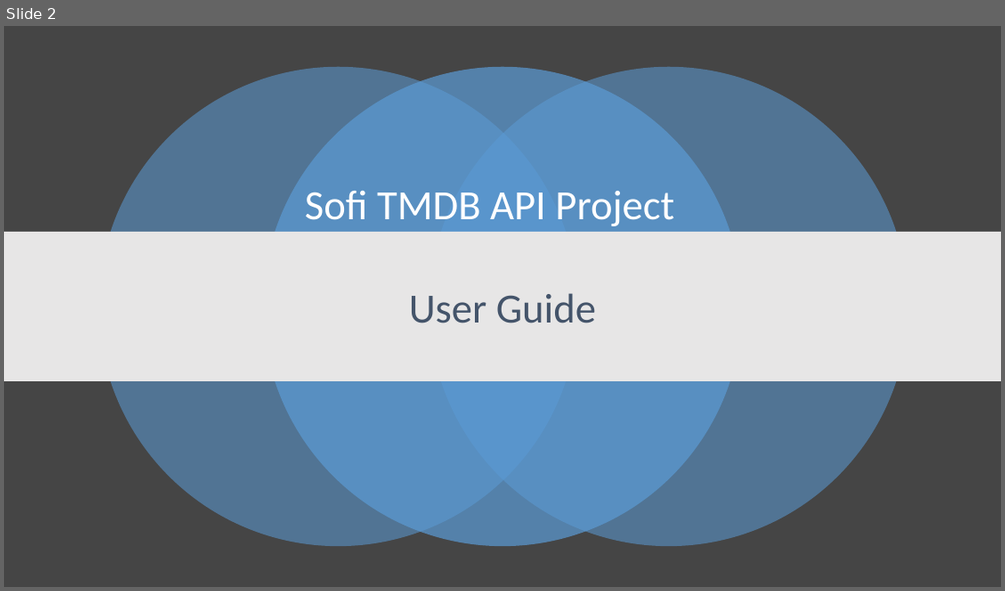
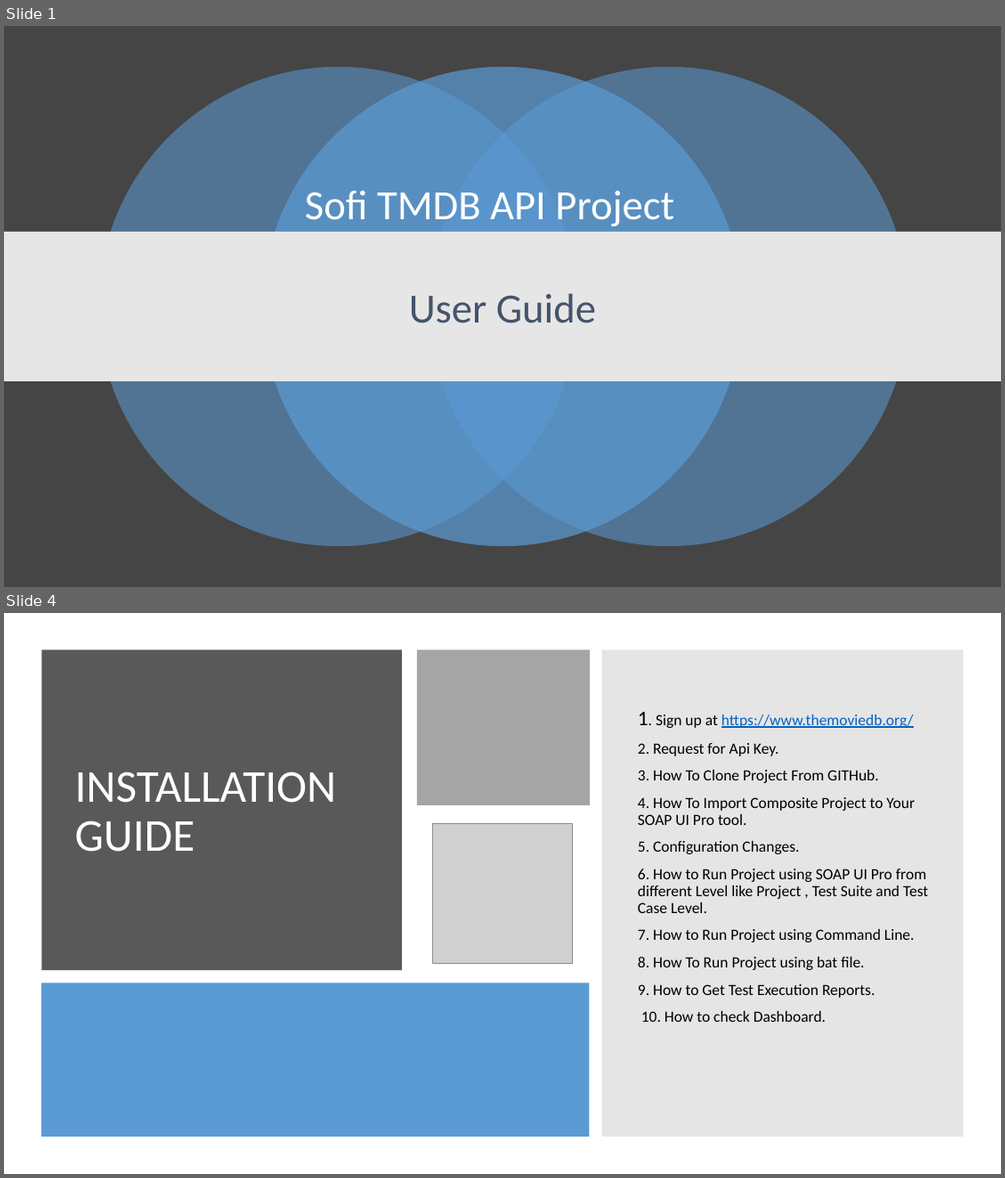
Before and after one commit to arpans2112/SoFi_TMDB_API_Project, a slide deck: SoFi TMDB Api Project User Guide.pptx. Shown one above the other, each under a label of ours: slide 2 before the commit, slides 1 and 4 after it; the slides between them are not shown. The pictures are 1005x591 and 1005x1178 pixels, drawn with LibreOffice and Linux fonts; fonts in the diff are those of the drawing; grey boxes stand for pictures. Boxes give left, top, right and bottom in pixels: in the first picture for what was removed or moved away, otherwise in the second. Text is boxed around its words. In the diff, an @@ line names an element or a change of style, - is before the commit and + after.

Commit message:
Sofi TMDB Api project User Guide is updated

```diff
--- a/SoFi TMDB Api Project User Guide.pptx
+++ b/SoFi TMDB Api Project User Guide.pptx
@@ slide 4 added at bbox=[4, 613, 1001, 1174], background #FFFFFF @@
@@ rectangle added at bbox=[42, 649, 402, 970], fill #595959 @@
@@ rectangle added at bbox=[417, 649, 590, 805], fill #A5A5A5 @@
@@ rectangle added at bbox=[602, 649, 964, 1136], fill #808080 at 20% opacity @@
@@ text added at bbox=[638, 712, 928, 1022], 15 pt, text #000000 @@
+1. Sign up at https://www.themoviedb.org/
+2. Request for Api Key.
+3. How To Clone Project From GITHub.
+4. How To Import Composite Project to Your SOAP UI Pro tool.
+5. Configuration Changes.
+6. How to Run Project using SOAP UI Pro from different Level like Project , Test Suite and Test Case Level.
+7. How to Run Project using Command Line.
+8. How To Run Project using bat file.
+9. How to Get Test Execution Reports.
+10. How to check Dashboard.
@@ title added at bbox=[75, 771, 337, 852], 44 pt, text #FFFFFF @@
+INSTALLATION GUIDE
@@ picture added at bbox=[432, 824, 573, 964] @@
@@ rectangle added at bbox=[41, 982, 589, 1135], fill #5B9BD5 @@
@@ what was slide 2 is now slide 1 @@
```
Also in this commit, not shown: 1 slide changed, 1 other slide added, 7 slides removed.
